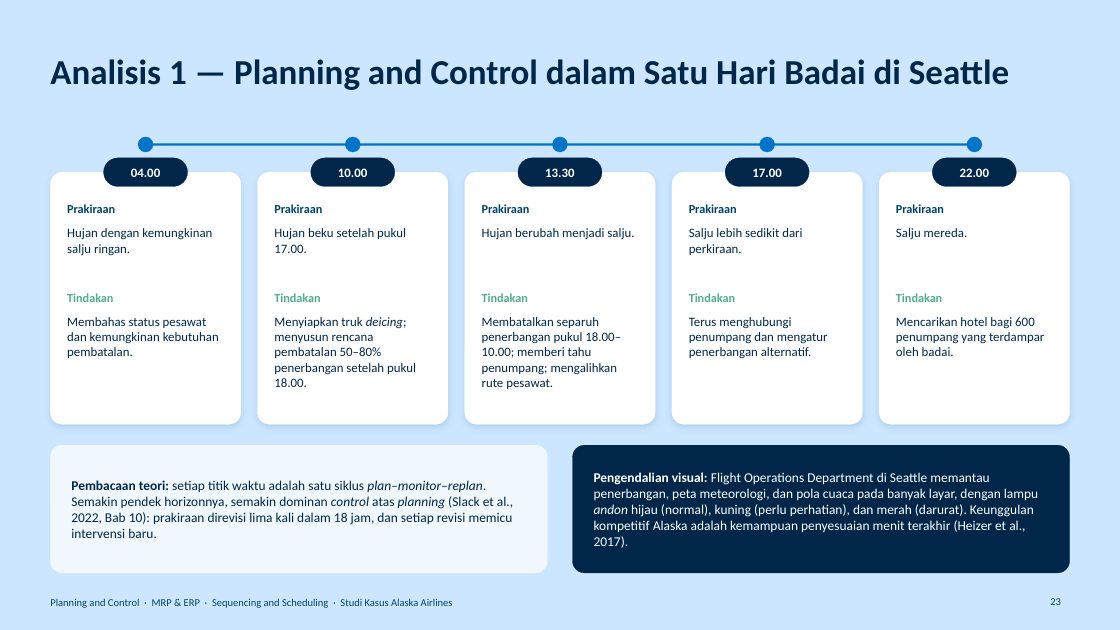
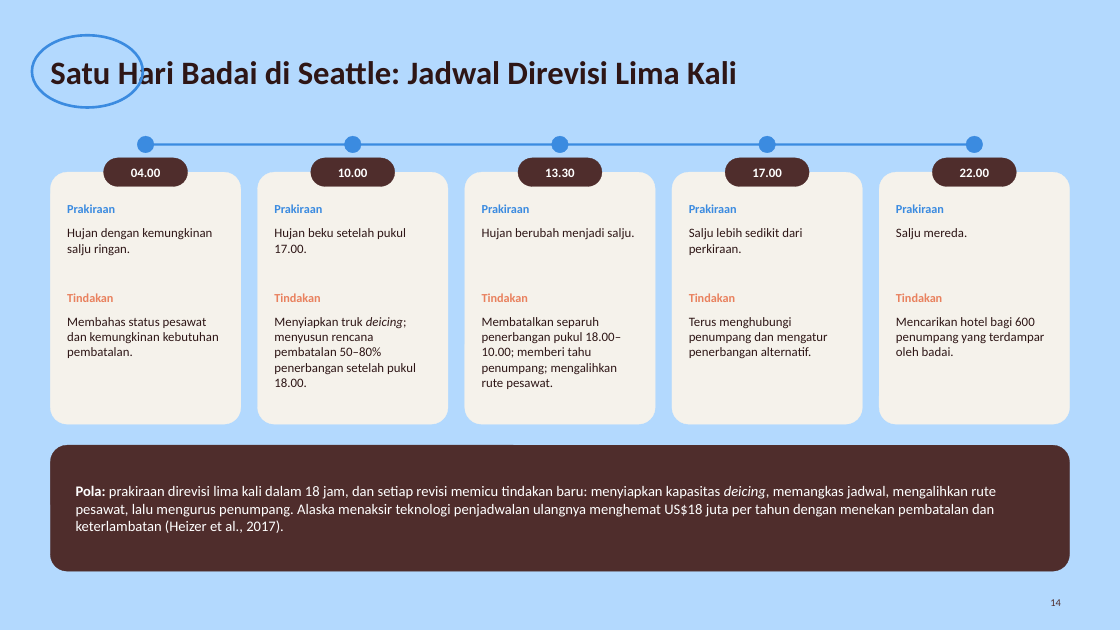
Before and after one commit to aslihabnuri/Dom-Manipulation, a slide deck: slide 14 of presentasi/Planning-and-Control_MRP-ERP-Scheduling_Alaska-Airlines.pptx (slide 23 before the commit). Drawn at 1120x630 pixels with LibreOffice and Linux fonts; fonts in the diff are those of the drawing. Boxes give left, top, right and bottom in pixels: in the first picture for what was removed or moved away, otherwise in the second. Text is boxed around its words. In the diff, an @@ line names an element or a change of style, - is before the commit and + after.

```diff
--- a/presentasi/Planning-and-Control_MRP-ERP-Scheduling_Alaska-Airlines.pptx
+++ b/presentasi/Planning-and-Control_MRP-ERP-Scheduling_Alaska-Airlines.pptx
@@ background #CDE6FF to #B3D9FE @@
@@ ellipse added at (x1=32, y1=35, x2=143, y2=108), outline #3B8BE0 2.25 pt @@
@@ title at (x1=50, y1=57, x2=737, y2=92): text changed; size 30 to 28 pt; text colour #00274A to #2E1616 @@
-Analisis 1 — Planning and Control dalam Satu Hari Badai di Seattle
+Satu Hari Badai di Seattle: Jadwal Direvisi Lima Kali
@@ line (145, 145) - (975, 145): stroke #0074C8 2 pt to #3B8BE0 2 pt @@
@@ fill #0074C8 to #3B8BE0; outline #0074C8 0.25 pt to #3B8BE0 0.25 pt in 5 elements at (x1=759, y1=136, x2=776, y2=153), (x1=966, y1=136, x2=983, y2=153), (x1=137, y1=136, x2=154, y2=153), (x1=344, y1=136, x2=361, y2=153), (x1=552, y1=136, x2=569, y2=153) @@
@@ fill #FFFFFF to #F5F2EB; outline #FFFFFF 0.25 pt to #F5F2EB 0.25 pt; shadow off; proportions changed in 5 elements at (x1=50, y1=172, x2=241, y2=424), (x1=258, y1=172, x2=449, y2=424), (x1=465, y1=172, x2=655, y2=424), (x1=672, y1=172, x2=863, y2=424), (x1=880, y1=172, x2=1070, y2=424) @@
@@ fill #00274A to #4F2D2C; outline #00274A 0.25 pt to #4F2D2C 0.25 pt in 5 elements at (x1=103, y1=158, x2=187, y2=187), (x1=311, y1=158, x2=395, y2=187), (x1=518, y1=158, x2=602, y2=187), (x1=725, y1=158, x2=809, y2=187), (x1=933, y1=158, x2=1017, y2=187) @@
@@ text colour #01426A to #3B8BE0 in 5 elements at (x1=67, y1=204, x2=115, y2=213), (x1=274, y1=204, x2=322, y2=213), (x1=482, y1=204, x2=530, y2=213), (x1=689, y1=204, x2=737, y2=213), (x1=896, y1=204, x2=944, y2=213) @@
@@ text colour #51AE8C to #E9815E in 5 elements at (x1=67, y1=293, x2=113, y2=302), (x1=274, y1=293, x2=320, y2=302), (x1=482, y1=293, x2=528, y2=302), (x1=689, y1=293, x2=735, y2=302), (x1=896, y1=293, x2=942, y2=302) @@
@@ text colour #00274A to #2E1616 in 10 elements at (x1=67, y1=228, x2=212, y2=255), (x1=67, y1=317, x2=219, y2=358), (x1=274, y1=228, x2=406, y2=253), (x1=274, y1=317, x2=416, y2=387), (x1=482, y1=228, x2=634, y2=239), (x1=482, y1=317, x2=621, y2=389), (x1=689, y1=228, x2=802, y2=255), (x1=689, y1=317, x2=828, y2=358), (x1=896, y1=228, x2=968, y2=239), (x1=896, y1=317, x2=1044, y2=356) @@
@@ rounded rectangle removed at (x1=50, y1=445, x2=548, y2=573) @@
@@ rounded rectangle added at (x1=50, y1=445, x2=1070, y2=571), fill #4F2D2C, outline #4F2D2C 0.25 pt @@
@@ rounded rectangle removed at (x1=573, y1=445, x2=1070, y2=573) @@
@@ text removed at (x1=594, y1=472, x2=1038, y2=548) @@
-Pengendalian visual: Flight Operations Department di Seattle memantau penerbangan, peta meteorologi, dan pola cuaca pada banyak layar, dengan lampu andon hijau (normal), kuning (perlu perhatian), dan merah (darurat). Keunggulan kompetitif Alaska adalah kemampuan penyesuaian menit terakhir (Heizer et al., 2017).
@@ text removed at (x1=71, y1=480, x2=513, y2=538) @@
-Pembacaan teori: setiap titik waktu adalah satu siklus plan–monitor–replan. Semakin pendek horizonnya, semakin dominan control atas planning (Slack et al., 2022, Bab 10): prakiraan direvisi lima kali dalam 18 jam, dan setiap revisi memicu intervensi baru.
@@ text added at (x1=76, y1=485, x2=996, y2=533), 12.5 pt, text #FFFFFF @@
+Pola: prakiraan direvisi lima kali dalam 18 jam, dan setiap revisi memicu tindakan baru: menyiapkan kapasitas deicing, memangkas jadwal, mengalihkan rute pesawat, lalu mengurus penumpang. Alaska menaksir teknologi penjadwalan ulangnya menghemat US$18 juta per tahun dengan menekan pembatalan dan keterlambatan (Heizer et al., 2017).
@@ text removed at (x1=50, y1=598, x2=453, y2=608) @@
-Planning and Control · MRP & ERP · Sequencing and Scheduling · Studi Kasus Alaska Airlines
@@ page number removed at (x1=1050, y1=598, x2=1061, y2=605) @@
-23
@@ page number added at (x1=1050, y1=599, x2=1061, y2=606), 9 pt, text #4F2D2C @@
+14
```
Also in this commit, not shown: 6 other slides changed, 13 slides added, 24 slides removed, 5 other files.
